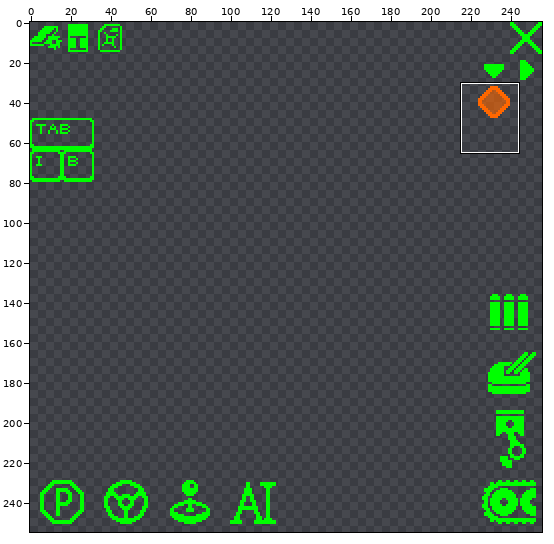
A pixel-art file gets an edit: assets/icons/icon.aseprite. The first picture is a wide view before the edit; the outline marks the close-up.
Close-up. Before the commit:
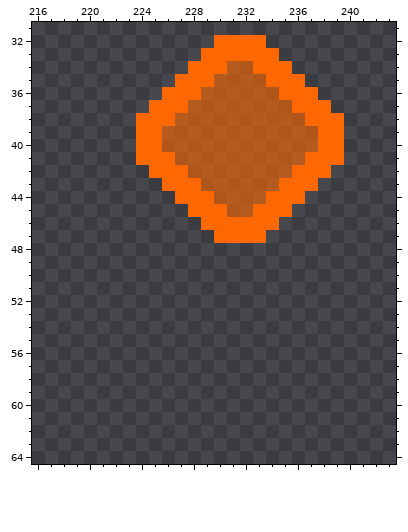
256x256 pixels, 1 frame. Shown: x 216..243, y 31..64. The wide view leaves out empty margins.
Once edited:
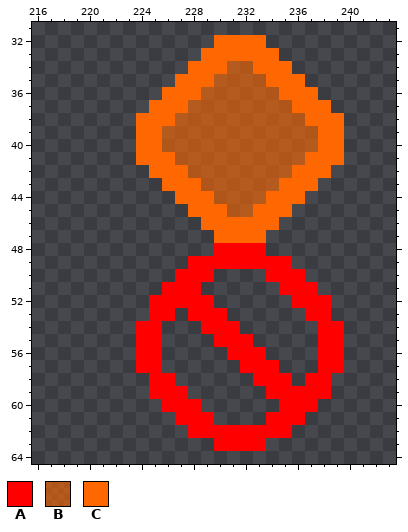
Palette (. is transparent): A #ff0000  B #ff670099  C #ff6700
What changed:
Layer "symbl":
There is now colour A in row 48 at x 230 to 233; in row 49 at x 228 to 235; in row 50 at x 227 to 229 and 234 to 236; in row 51 at x 226 to 228 and 235 to 237; in row 52 at x 225 to 229 and 236 to 238; in row 53 at x 225 to 226, 228 to 230 and 237 to 238.
There is now colour A in row 54 at x 224 to 225, 229 to 231 and 238 to 239; in row 55 at x 224 to 225, 230 to 232 and 238 to 239; in row 56 at x 224 to 225, 231 to 233 and 238 to 239; in row 57 at x 224 to 225, 232 to 234 and 238 to 239; in row 58 at x 225 to 226, 233 to 235 and 237 to 238; in row 59 at x 225 to 227 and 234 to 238.
There is now colour A in row 60 at x 226 to 228 and 235 to 237; in row 61 at x 227 to 229 and 234 to 236; in row 62 at x 228 to 235; in row 63 at x 230 to 233.
